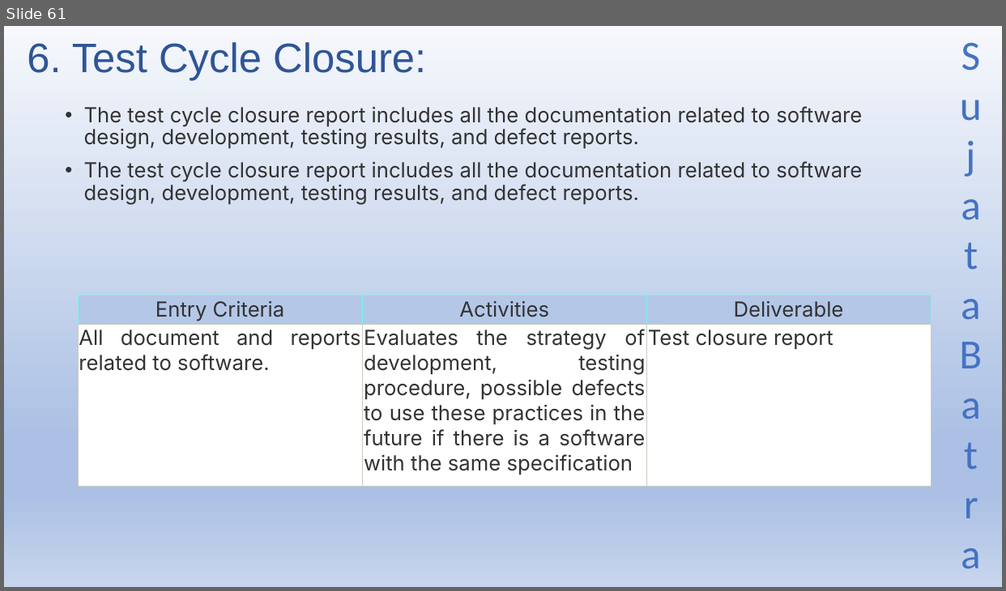
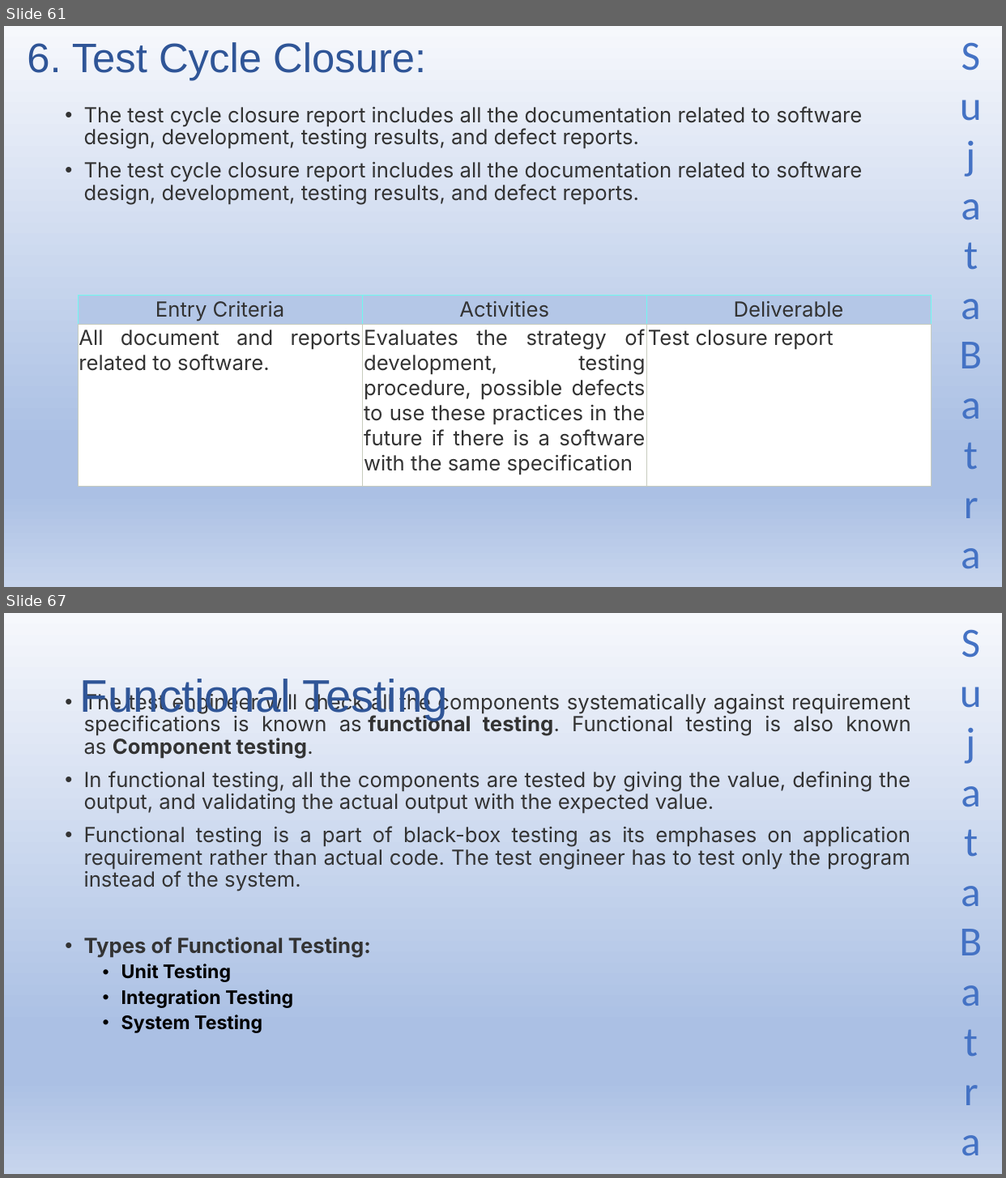
Before and after one commit to Sujatabatra/SapientNov2021QABatch, a slide deck: QA/QA Study Material.pptx. Shown one above the other, each under a label of ours: slide 61 before the commit, slides 61 and 67 after it; the slides between them are not shown. The pictures are 1006x591 and 1006x1178 pixels, drawn with LibreOffice and Linux fonts; fonts in the diff are those of the drawing. Boxes give left, top, right and bottom in pixels: in the first picture for what was removed or moved away, otherwise in the second. Text is boxed around its words. In the diff, an @@ line names an element or a change of style, - is before the commit and + after.

```diff
--- a/QA/QA Study Material.pptx
+++ b/QA/QA Study Material.pptx
@@ slide 67 added at (4, 613, 1002, 1174), background gradient #F6F8FC to #ABC0E4 to #C7D5ED; not listed: 1 template element that a slide beside it also shows @@
@@ title added at (80, 679, 448, 720), 44 pt, text #2F5597 @@
+Functional Testing
@@ text added at (84, 692, 910, 1033), 20 pt, text #333333 @@
+• The test engineer will check all the components systematically against requirement specifications is known as functional testing. Functional testing is also known as Component testing.
+• In functional testing, all the components are tested by giving the value, defining the output, and validating the actual output with the expected value.
+• Functional testing is a part of black-box testing as its emphases on application requirement rather than actual code. The test engineer has to test only the program instead of the system.
+• Types of Functional Testing:
+  • Unit Testing
+  • Integration Testing
+  • System Testing
```
Also in this commit, not shown: 14 other slides added.
